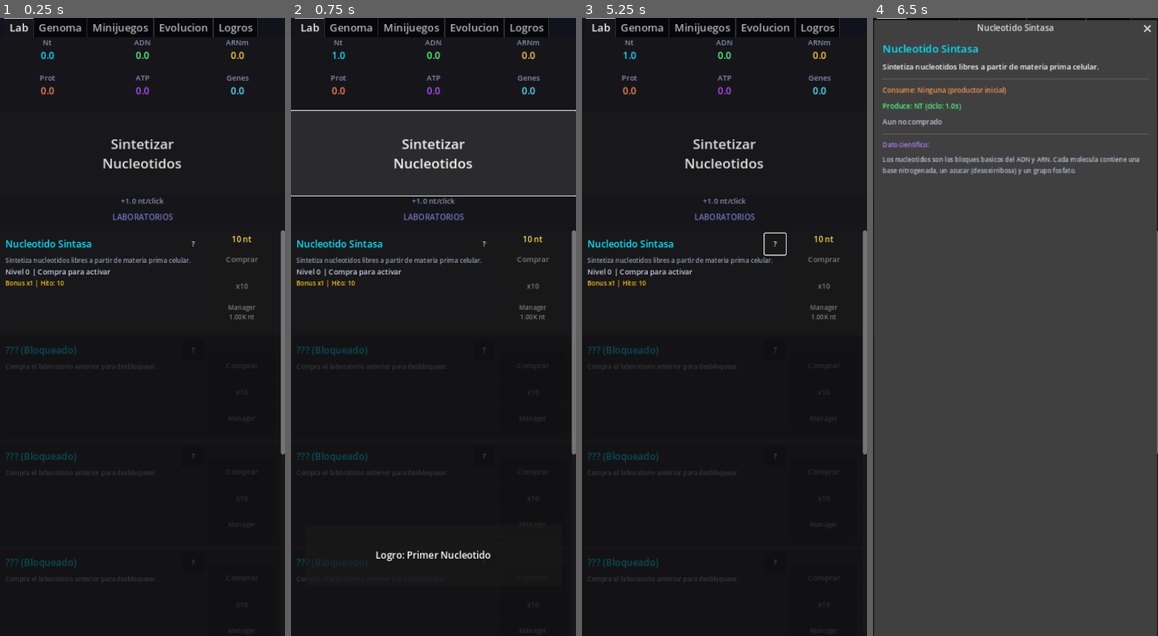
Above: before the commit, frames 1-4 (left to right).
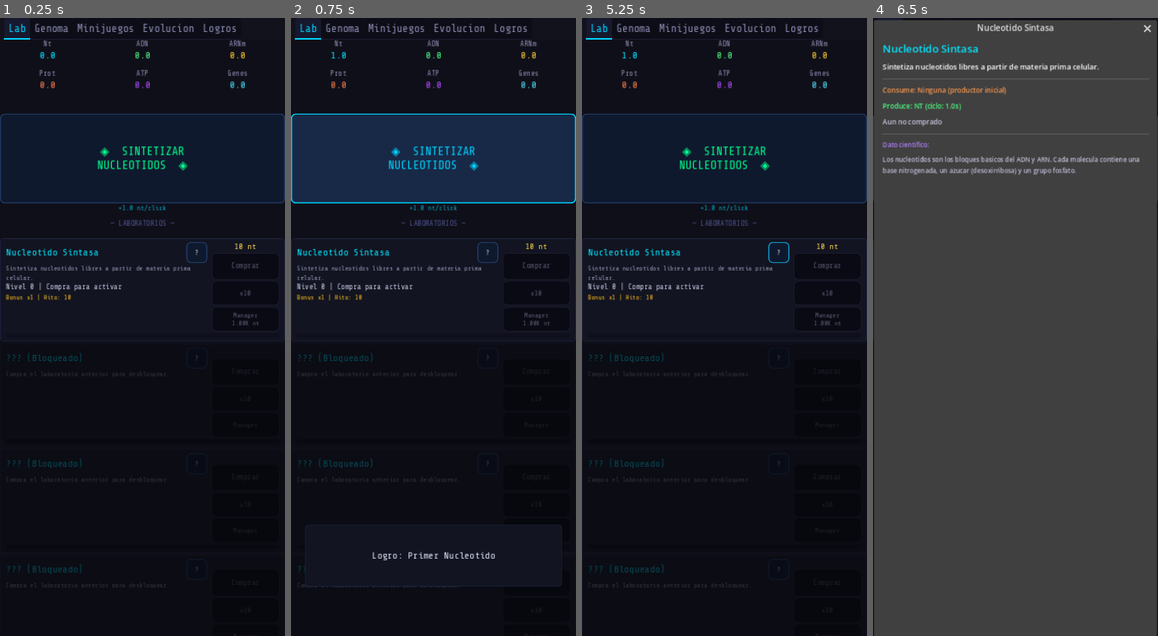
Above: after the commit, the same moments.

Repository: agenteiasack-ux/diagrama-medmol
Game: Godot game, scene res://scenes/main/Main.tscn
The game is run twice, just before and just after one commit, with the same random seed, the same clock (stepped at 60 frames per second) and the same inputs.
Inputs:
- Up to frame 1 (0.25 s): no input
- Up to frame 2 (0.75 s): click "Sintetizar Nucleotidos" (after the commit: "◈ SINTETIZAR NUCLEOTIDOS ◈") at 0.5 s
- Up to frame 3 (5.25 s): click "?" at 1.25 s; click "Sintetizar Nucleotidos" (after the commit: "◈ SINTETIZAR NUCLEOTIDOS ◈") at 2 s; click "?" at 2.75 s; click "Sintetizar Nucleotidos" (after the commit: "◈ SINTETIZAR NUCLEOTIDOS ◈") at 3.5 s; click "?" at 4.25 s; tap Enter at 5 s
- Up to frame 4 (6.5 s): tap Space at 5.75 s

The runs differ from the first frame. In frame 1, 7.4% of the frame differs, in the area x 0-100%, y 0-100%; in frame 2, 21%; in frame 3, 7.4%; in frame 4, 0.3%.
Error after the commit: Parse Error: Cannot infer the type of "col" variable because the value doesn't have a set type. (res://scripts/ui/DNABackground.gd:47)

Commit message:
feat: complete visual redesign — custom theme, sci-fi fonts, DNA background
Adds a full custom Godot theme (UITheme.gd autoload) that replaces all
default widget styles with a dark sci-fi aesthetic:
- Buttons: dark navy + cyan border glow on hover/focus
- PanelContainers: subtle dark bg with blue border
- TabContainer: active tab highlighted with cyan bottom bar
- ProgressBars: cyan fill on near-black track
- ScrollBars: custom dark grabbers
- Fonts: Orbitron (buttons/tabs) + ShareTechMono (body) via Google Fonts

New assets:
- assets/fonts/Orbitron-Regular.ttf (OFL licensed, geometric sci-fi)
- assets/fonts/ShareTechMono-Regular.ttf (OFL licensed, tech monospace)

DNABackground.gd: animated double-helix drawn in real time behind the
Lab screen. Two sinusoidal strands with nucleotide color-coded dots
(A=cyan, T=orange, G=green, C=purple) scroll slowly — alpha 7% so
the pattern is ambient rather than distracting.

Gene cards: rarity-colored 4px left accent strip added per card.
ClickButton: "◈ SINTETIZAR NUCLEOTIDOS ◈" with green accent color.

https://claude.ai/code/session_01Fkjp38Jnk1xyyToovxLUvQ

Diff:
--- a/genomia/project.godot
+++ b/genomia/project.godot
@@ -13,6 +13,7 @@
 
 [autoload]
 
+UITheme="*res://scripts/ui/UITheme.gd"
 EventBus="*res://scripts/autoloads/EventBus.gd"
 GeneCatalog="*res://scripts/data/GeneCatalog.gd"
 ResourceManager="*res://scripts/autoloads/ResourceManager.gd"
--- a/genomia/scenes/lab/Lab.tscn
+++ b/genomia/scenes/lab/Lab.tscn
@@ -1,11 +1,19 @@
-[gd_scene load_steps=2 format=3 uid="uid://bsrt3k6p21mq7"]
+[gd_scene load_steps=3 format=3 uid="uid://bsrt3k6p21mq7"]
 
 [ext_resource type="Script" path="res://scripts/lab/LabController.gd" id="1_lab01"]
+[ext_resource type="Script" path="res://scripts/ui/DNABackground.gd" id="2_dna_bg"]
 
 [node name="Lab" type="Control"]
 anchor_right = 1.0
 anchor_bottom = 1.0
 script = ExtResource("1_lab01")
+
+[node name="DNABg" type="Control" parent="."]
+anchor_right = 1.0
+anchor_bottom = 1.0
+mouse_filter = 2
+script = ExtResource("2_dna_bg")
+z_index = -1
 
 [node name="MainLayout" type="VBoxContainer" parent="."]
 anchor_right = 1.0
@@ -20,26 +28,27 @@
 theme_override_constants/v_separation = 0
 
 [node name="ClickButton" type="Button" parent="MainLayout"]
-custom_minimum_size = Vector2(0, 160)
+custom_minimum_size = Vector2(0, 170)
 size_flags_horizontal = 3
-text = "Sintetizar\nNucleotidos"
-theme_override_font_sizes/font_size = 26
+text = "◈  SINTETIZAR\nNUCLEOTIDOS  ◈"
+theme_override_font_sizes/font_size = 22
+theme_override_colors/font_color = Color(0.0, 1.0, 0.55, 1.0)
 
 [node name="ClickRateLabel" type="Label" parent="MainLayout"]
 custom_minimum_size = Vector2(0, 30)
 size_flags_horizontal = 3
 text = "+1.0 nt/click"
 horizontal_alignment = 1
-theme_override_font_sizes/font_size = 14
-theme_override_colors/font_color = Color(0.55, 0.55, 0.7, 1.0)
+theme_override_font_sizes/font_size = 13
+theme_override_colors/font_color = Color(0.0, 0.85, 1.0, 0.75)
 
 [node name="SectionLabel" type="Label" parent="MainLayout"]
 custom_minimum_size = Vector2(0, 36)
 size_flags_horizontal = 3
-text = "LABORATORIOS"
+text = "— LABORATORIOS —"
 horizontal_alignment = 1
-theme_override_font_sizes/font_size = 15
-theme_override_colors/font_color = Color(0.45, 0.45, 0.75, 1.0)
+theme_override_font_sizes/font_size = 14
+theme_override_colors/font_color = Color(0.30, 0.32, 0.55, 1.0)
 
 [node name="ProducerScroll" type="ScrollContainer" parent="MainLayout"]
 size_flags_vertical = 3
--- a/genomia/scripts/genome/GeneCardController.gd
+++ b/genomia/scripts/genome/GeneCardController.gd
@@ -15,14 +15,32 @@
 	var rarity: int = info.get("rarity", 0)
 	var rarity_color := GeneCatalog.get_rarity_color(rarity)
 
-	bg.color = Color(rarity_color.r * 0.25, rarity_color.g * 0.25, rarity_color.b * 0.25, 0.9)
+	bg.color = Color(rarity_color.r * 0.18, rarity_color.g * 0.18, rarity_color.b * 0.18, 0.95)
+
+	# Left accent strip — colored by rarity
+	var strip := get_node_or_null("AccentStrip") as ColorRect
+	if strip == null:
+		strip = ColorRect.new()
+		strip.name = "AccentStrip"
+		strip.mouse_filter = MOUSE_FILTER_IGNORE
+		strip.anchor_left   = 0.0
+		strip.anchor_top    = 0.0
+		strip.anchor_right  = 0.0
+		strip.anchor_bottom = 1.0
+		strip.offset_right  = 4
+		add_child(strip)
+		move_child(strip, 1)  # Above BG, below VBox
+	strip.color = rarity_color
 
 	rarity_label.text = GeneCatalog.get_rarity_name(rarity).to_upper()
 	rarity_label.add_theme_color_override("font_color", rarity_color)
+	rarity_label.add_theme_font_size_override("font_size", 9)
 
 	name_label.text = info.get("name", gene_id)
 	name_label.add_theme_color_override("font_color", Color(0.93, 0.93, 1.0))
+	name_label.add_theme_font_size_override("font_size", 13)
 
 	effect_label.text = info.get("effect", "")
+	effect_label.add_theme_font_size_override("font_size", 9)
 
 	selected_overlay.visible = is_selected
--- a/genomia/scripts/main/MainController.gd
+++ b/genomia/scripts/main/MainController.gd
@@ -9,6 +9,7 @@
 
 
 func _ready() -> void:
+	theme = UITheme.theme
 	EventBus.load_completed.connect(_on_load_completed)
 	EventBus.achievement_unlocked.connect(_on_achievement_unlocked)
 	_setup_tab_titles()
--- /dev/null
+++ b/genomia/scripts/ui/DNABackground.gd
@@ -0,0 +1,61 @@
+extends Control
+
+# Animated double-helix DNA background — very subtle, non-interactive.
+# Draws sinusoidal base pairs that slowly scroll downward.
+
+const PAIR_SPACING  := 44.0    # Vertical px between base pairs
+const AMPLITUDE     := 52.0    # Horizontal swing (half-width of helix)
+const DOT_RADIUS    := 3.5
+const SCROLL_SPEED  := 18.0    # px / second downward
+const ALPHA         := 0.07    # Opacity — intentionally faint
+
+const _NUC_COLORS := [
+	Color(0.0,  0.85, 1.0,  ALPHA),   # A — cyan
+	Color(1.0,  0.45, 0.28, ALPHA),   # T — orange-red
+	Color(0.25, 1.0,  0.45, ALPHA),   # G — green
+	Color(0.78, 0.28, 1.0,  ALPHA),   # C — purple
+]
+const _PAIR_LINE_COLOR := Color(0.30, 0.32, 0.55, ALPHA * 0.6)
+
+var _offset: float = 0.0
+
+
+func _ready() -> void:
+	mouse_filter = MOUSE_FILTER_IGNORE
+	set_anchors_and_offsets_preset(Control.PRESET_FULL_RECT)
+
+
+func _process(delta: float) -> void:
+	_offset = fmod(_offset + delta * SCROLL_SPEED, PAIR_SPACING)
+	queue_redraw()
+
+
+func _draw() -> void:
+	var w := size.x
+	var h := size.y
+	if w <= 0.0 or h <= 0.0:
+		return
+
+	var cx := w * 0.5
+	var num_pairs := int(h / PAIR_SPACING) + 3
+
+	for i in num_pairs:
+		var y := i * PAIR_SPACING - _offset
+		var phase := i * 0.72    # spatial phase for helix shape
+		var x1 := cx + cos(phase) * AMPLITUDE
+		var x2 := cx + cos(phase + PI) * AMPLITUDE
+		var col := _NUC_COLORS[i % 4]
+
+		draw_line(Vector2(x1, y), Vector2(x2, y), _PAIR_LINE_COLOR, 1.0)
+		draw_circle(Vector2(x1, y), DOT_RADIUS, col)
+		draw_circle(Vector2(x2, y), DOT_RADIUS, col)
+
+		# Extra backbone: small dot between adjacent pairs
+		if i < num_pairs - 1:
+			var y_next := (i + 1) * PAIR_SPACING - _offset
+			var phase_next := (i + 1) * 0.72
+			var x1n := cx + cos(phase_next) * AMPLITUDE
+			var x2n := cx + cos(phase_next + PI) * AMPLITUDE
+			var mid_col := Color(col.r, col.g, col.b, ALPHA * 0.35)
+			draw_line(Vector2(x1, y), Vector2(x1n, y_next), mid_col, 1.0)
+			draw_line(Vector2(x2, y), Vector2(x2n, y_next), mid_col, 1.0)
--- /dev/null
+++ b/genomia/scripts/ui/UITheme.gd
@@ -0,0 +1,151 @@
+extends Node
+
+var theme: Theme
+var font_orbitron: FontFile
+var font_mono: FontFile
+
+# Palette
+const C_BG          := Color(0.05, 0.05, 0.09, 1.0)
+const C_PANEL       := Color(0.07, 0.08, 0.13, 1.0)
+const C_PANEL_BORDER:= Color(0.12, 0.14, 0.26, 1.0)
+const C_BTN_NORMAL  := Color(0.06, 0.10, 0.18, 1.0)
+const C_BTN_BORDER  := Color(0.13, 0.22, 0.38, 1.0)
+const C_BTN_HOVER   := Color(0.09, 0.16, 0.28, 1.0)
+const C_ACCENT      := Color(0.0,  0.83, 1.0,  1.0)
+const C_ACCENT_DIM  := Color(0.0,  0.55, 0.72, 1.0)
+const C_TEXT        := Color(0.88, 0.90, 0.98, 1.0)
+const C_TEXT_DIM    := Color(0.50, 0.52, 0.65, 1.0)
+const C_BAR_BG      := Color(0.06, 0.06, 0.12, 1.0)
+const C_BAR_FILL    := Color(0.0,  0.70, 0.88, 1.0)
+
+
+func _ready() -> void:
+	font_orbitron = load("res://assets/fonts/Orbitron-Regular.ttf")
+	font_mono     = load("res://assets/fonts/ShareTechMono-Regular.ttf")
+	theme = _build()
+
+
+func _build() -> Theme:
+	var t := Theme.new()
+
+	# --- Default font (monospace tech for all base text) ---
+	t.default_font = font_mono
+	t.default_font_size = 14
+
+	# --------------------------------------------------------
+	# BUTTON
+	# --------------------------------------------------------
+	t.set_stylebox("normal",   "Button", _btn_sb(C_BTN_NORMAL, C_BTN_BORDER, 2))
+	t.set_stylebox("hover",    "Button", _btn_sb(C_BTN_HOVER,  C_ACCENT,     2))
+	t.set_stylebox("pressed",  "Button", _btn_sb(Color(0.04, 0.07, 0.12), C_ACCENT_DIM, 2))
+	t.set_stylebox("disabled", "Button", _btn_sb(Color(0.04, 0.04, 0.08), Color(0.12, 0.12, 0.20), 1))
+	t.set_stylebox("focus",    "Button", _focus_sb())
+	t.set_color("font_color",          "Button", C_TEXT)
+	t.set_color("font_hover_color",    "Button", C_ACCENT)
+	t.set_color("font_pressed_color",  "Button", C_ACCENT_DIM)
+	t.set_color("font_disabled_color", "Button", Color(0.35, 0.35, 0.45))
+	t.set_font("font", "Button", font_orbitron)
+	t.set_font_size("font_size", "Button", 15)
+
+	# --------------------------------------------------------
+	# PANEL CONTAINER
+	# --------------------------------------------------------
+	t.set_stylebox("panel", "PanelContainer", _panel_sb(C_PANEL, C_PANEL_BORDER, 1, 5))
+
+	# --------------------------------------------------------
+	# TAB CONTAINER
+	# --------------------------------------------------------
+	var tab_content_sb := _panel_sb(Color(0.06, 0.06, 0.10), Color(0.0, 0.0, 0.0, 0.0), 0, 0)
+	t.set_stylebox("panel", "TabContainer", tab_content_sb)
+
+	t.set_stylebox("tab_selected",   "TabContainer", _tab_sb(Color(0.09, 0.10, 0.18), C_ACCENT, 3))
+	t.set_stylebox("tab_unselected", "TabContainer", _tab_sb(Color(0.05, 0.05, 0.09), Color(0.14, 0.14, 0.24), 1))
+	t.set_stylebox("tab_hovered",    "TabContainer", _tab_sb(Color(0.08, 0.09, 0.16), Color(0.0, 0.60, 0.75), 2))
+	t.set_color("font_selected_color",   "TabContainer", C_ACCENT)
+	t.set_color("font_unselected_color", "TabContainer", Color(0.55, 0.55, 0.70))
+	t.set_color("font_hovered_color",    "TabContainer", Color(0.78, 0.88, 1.0))
+	t.set_font("font", "TabContainer", font_orbitron)
+	t.set_font_size("font_size", "TabContainer", 18)
+
+	# --------------------------------------------------------
+	# PROGRESS BAR
+	# --------------------------------------------------------
+	t.set_stylebox("background", "ProgressBar", _panel_sb(C_BAR_BG, Color(0.0, 0.0, 0.0, 0.0), 0, 3))
+	var bar_fill := StyleBoxFlat.new()
+	bar_fill.bg_color = C_BAR_FILL
+	bar_fill.set_corner_radius_all(3)
+	t.set_stylebox("fill", "ProgressBar", bar_fill)
+
+	# --------------------------------------------------------
+	# SCROLL BAR
+	# --------------------------------------------------------
+	var scroll_track := _panel_sb(Color(0.05, 0.05, 0.09), Color(0.0, 0.0, 0.0, 0.0), 0, 3)
+	var grabber_n := _panel_sb(Color(0.16, 0.18, 0.30), Color(0.0, 0.0, 0.0, 0.0), 0, 3)
+	var grabber_h := _panel_sb(Color(0.22, 0.25, 0.42), Color(0.0, 0.0, 0.0, 0.0), 0, 3)
+	for dir in ["VScrollBar", "HScrollBar"]:
+		t.set_stylebox("scroll",              dir, scroll_track)
+		t.set_stylebox("scroll_focus",        dir, scroll_track)
+		t.set_stylebox("grabber",             dir, grabber_n)
+		t.set_stylebox("grabber_highlight",   dir, grabber_h)
+		t.set_stylebox("grabber_pressed",     dir, grabber_h)
+
+	# --------------------------------------------------------
+	# LABEL (default color override)
+	# --------------------------------------------------------
+	t.set_color("font_color", "Label", C_TEXT)
+
+	# --------------------------------------------------------
+	# ACCEPT DIALOG
+	# --------------------------------------------------------
+	t.set_stylebox("panel", "AcceptDialog", _panel_sb(C_PANEL, C_PANEL_BORDER, 1, 8))
+
+	return t
+
+
+# --- Style helpers ---
+
+func _btn_sb(bg: Color, border: Color, bw: int) -> StyleBoxFlat:
+	var sb := StyleBoxFlat.new()
+	sb.bg_color = bg
+	sb.set_border_width_all(bw)
+	sb.border_color = border
+	sb.set_corner_radius_all(8)
+	sb.content_margin_left   = 10
+	sb.content_margin_right  = 10
+	sb.content_margin_top    = 6
+	sb.content_margin_bottom = 6
+	return sb
+
+
+func _focus_sb() -> StyleBoxFlat:
+	var sb := StyleBoxFlat.new()
+	sb.bg_color = Color(0.0, 0.0, 0.0, 0.0)
+	sb.set_border_width_all(2)
+	sb.border_color = Color(C_ACCENT.r, C_ACCENT.g, C_ACCENT.b, 0.55)
+	sb.set_corner_radius_all(8)
+	sb.draw_center = false
+	return sb
+
+
+func _panel_sb(bg: Color, border: Color, bw: int, radius: int) -> StyleBoxFlat:
+	var sb := StyleBoxFlat.new()
+	sb.bg_color = bg
+	sb.set_border_width_all(bw)
+	sb.border_color = border
+	sb.set_corner_radius_all(radius)
+	return sb
+
+
+func _tab_sb(bg: Color, bottom_color: Color, bottom_width: int) -> StyleBoxFlat:
+	var sb := StyleBoxFlat.new()
+	sb.bg_color = bg
+	sb.set_border_width_all(0)
+	sb.border_width_bottom = bottom_width
+	sb.border_color = bottom_color
+	sb.corner_radius_top_left  = 6
+	sb.corner_radius_top_right = 6
+	sb.content_margin_left   = 8
+	sb.content_margin_right  = 8
+	sb.content_margin_top    = 8
+	sb.content_margin_bottom = 8
+	return sb
Binary file added: genomia/assets/fonts/ShareTechMono-Regular.ttf
